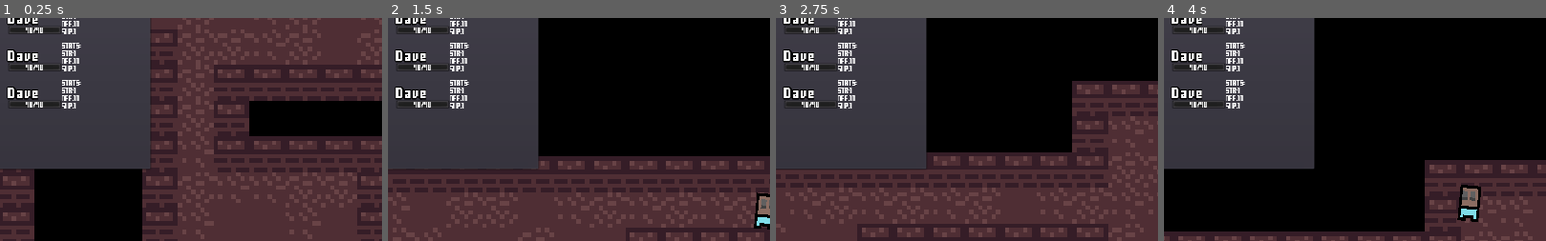
Above: before the commit, frames 1-4 (left to right).
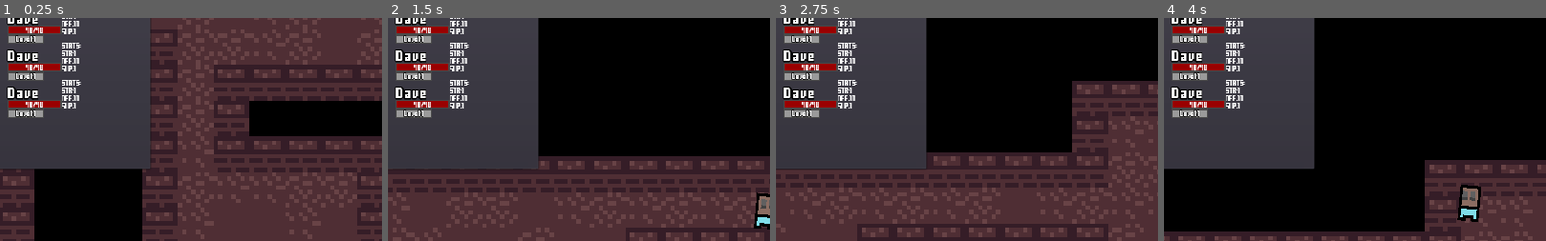
Above: after the commit, the same moments.

Repository: RogerRandomDev/card_combat
Game: Godot game, scene res://Assets/Scenes/World/Overworld/World_Base.tscn
Two runs of this game, one before a commit and one after it. Both use one fixed random seed, a clock stepped at 60 frames per second and the inputs below. The engine's default icon, where the game draws it, is replaced by a stand-in: a white triangle on a blue panel in a dark square.
Inputs (mouse positions are % of the whole screen's width and height, from its top left):
- Up to frame 1 (0.25 s): no input
- Up to frame 2 (1.5 s): tap Enter at 0.5 s; move the mouse to (72, 45) at 0.52 s; press the mouse at (72, 45) at 0.53 s; hold D (right) 0.53-1.28 s; move the mouse to (30, 55) at 1.27 s; release the mouse at (30, 55) at 1.28 s; hold S (down) from 1.28 s (still down); click (30, 55) at 1.35 s
- Up to frame 3 (2.75 s): move the mouse to (60, 28) at 2.02 s; release S (down) at 2.03 s; press the mouse at (60, 28) at 2.03 s; hold D (right) from 2.03 s (still down); right-click (60, 28) at 2.1 s
- Up to frame 4 (4 s): move the mouse to (45, 70) at 2.77 s; release D (right) at 2.78 s; release the mouse at (45, 70) at 2.78 s; hold W (up) 2.78-3.53 s; click (45, 70) at 2.85 s; move the mouse to (80, 65) at 3.52 s; press the mouse at (80, 65) at 3.53 s; hold A (left) from 3.53 s (still down)
The pictures show only the part of the screen within x 5-55%, y 9-59%; the shares and areas given below are measured in that part.

The runs differ from the first frame. In frame 1, 2.3% of the frame differs, in the area x 2-17%, y 3-45%; in frame 2, 2.3%; in frame 3, 2.3%; in frame 4, 2.3%.

Commit message:
added levels and exp bar, made more visually fitting

Diff:
--- a/turn-card-combat/Assets/Global/Card.gd
+++ b/turn-card-combat/Assets/Global/Card.gd
@@ -62,7 +62,7 @@
 	if !foiled:output = default_output(modifiers["Card_Stats"])
 	if modifiers.has("BUFFS"):output *= modifiers["BUFFS"]
 
-	enemy.hurt(output)
+	enemy.hurt(output,ally)
 	if !delayed:ally_used(ally)
 	return true
 # warning-ignore:unused_argument
--- a/turn-card-combat/Assets/Scenes/Combat/ALLY.tscn
+++ b/turn-card-combat/Assets/Scenes/Combat/ALLY.tscn
@@ -18,7 +18,46 @@
 
 [sub_resource type="DynamicFont" id=2]
 size = 8
-extra_spacing_top = 2
+extra_spacing_top = 3
+font_data = ExtResource( 3 )
+
+[sub_resource type="StyleBoxFlat" id=5]
+bg_color = Color( 0.607843, 0, 0, 1 )
+border_width_left = 2
+border_width_top = 2
+border_width_right = 2
+border_width_bottom = 2
+border_color = Color( 0.290196, 0.290196, 0.290196, 0 )
+
+[sub_resource type="StyleBoxFlat" id=6]
+bg_color = Color( 0.607843, 0.607843, 0.607843, 1 )
+border_width_left = 2
+border_width_top = 2
+border_width_right = 2
+border_width_bottom = 2
+border_color = Color( 0.290196, 0.290196, 0.290196, 1 )
+
+[sub_resource type="StyleBoxFlat" id=3]
+bg_color = Color( 0, 1, 1, 1 )
+border_width_left = 2
+border_width_top = 2
+border_width_right = 2
+border_width_bottom = 2
+border_color = Color( 0.290196, 0.290196, 0.290196, 0 )
+
+[sub_resource type="StyleBoxFlat" id=4]
+bg_color = Color( 0.607843, 0.607843, 0.607843, 1 )
+border_width_left = 2
+border_width_top = 2
+border_width_right = 2
+border_width_bottom = 2
+border_color = Color( 0.290196, 0.290196, 0.290196, 1 )
+
+[sub_resource type="DynamicFont" id=7]
+size = 8
+outline_size = 1
+outline_color = Color( 0, 0, 0, 1 )
+extra_spacing_top = 3
 font_data = ExtResource( 3 )
 
 [node name="ALLY" type="Control" groups=["HEALABLE"]]
@@ -49,10 +88,26 @@
 visibility_rect = Rect2( -47.8987, -46.57, 95.637, 93.478 )
 process_material = SubResource( 1 )
 
+[node name="Name" type="Label" parent="Sprite"]
+margin_left = -64.0
+margin_top = 24.0
+margin_bottom = 40.0
+custom_fonts/font = SubResource( 2 )
+text = "Dave"
+align = 2
+valign = 1
+__meta__ = {
+"_edit_use_anchors_": false,
+"_editor_description_": ""
+}
+
 [node name="Health" type="ProgressBar" parent="."]
-margin_top = 66.0
-margin_right = 64.0
-margin_bottom = 82.0
+margin_left = -16.0
+margin_top = 72.0
+margin_right = 80.0
+margin_bottom = 96.0
+custom_styles/fg = SubResource( 5 )
+custom_styles/bg = SubResource( 6 )
 step = 1.0
 value = 100.0
 percent_visible = false
@@ -61,14 +116,39 @@
 }
 
 [node name="HP_VAL" type="Label" parent="Health"]
-margin_top = 1.0
-margin_right = 64.0
-margin_bottom = 14.0
+margin_right = 96.0
+margin_bottom = 24.0
 custom_fonts/font = SubResource( 2 )
 text = "40/40"
 align = 1
-valign = 3
+valign = 1
 __meta__ = {
+"_editor_description_": ""
+}
+
+[node name="Experience" type="ProgressBar" parent="."]
+margin_left = -16.0
+margin_top = 96.0
+margin_right = 64.0
+margin_bottom = 114.0
+custom_styles/fg = SubResource( 3 )
+custom_styles/bg = SubResource( 4 )
+step = 1.0
+value = 100.0
+percent_visible = false
+__meta__ = {
+"_edit_use_anchors_": false
+}
+
+[node name="EXP_VAL" type="Label" parent="Experience"]
+margin_right = 80.0
+margin_bottom = 18.0
+custom_fonts/font = SubResource( 7 )
+text = "LEVEL:1"
+align = 1
+valign = 1
+__meta__ = {
+"_edit_use_anchors_": false,
 "_editor_description_": ""
 }
 
--- a/turn-card-combat/Assets/Scenes/Combat/Enemy.tscn
+++ b/turn-card-combat/Assets/Scenes/Combat/Enemy.tscn
@@ -1,8 +1,24 @@
-[gd_scene load_steps=6 format=2]
+[gd_scene load_steps=8 format=2]
 
 [ext_resource path="res://icon.png" type="Texture" id=1]
 [ext_resource path="res://Assets/Scripts/Enemy.gd" type="Script" id=2]
 [ext_resource path="res://Assets/Fonts/FFFFORWA.TTF" type="DynamicFontData" id=3]
+
+[sub_resource type="StyleBoxFlat" id=5]
+bg_color = Color( 0.607843, 0, 0, 1 )
+border_width_left = 2
+border_width_top = 2
+border_width_right = 2
+border_width_bottom = 2
+border_color = Color( 0.290196, 0.290196, 0.290196, 0 )
+
+[sub_resource type="StyleBoxFlat" id=6]
+bg_color = Color( 0.607843, 0.607843, 0.607843, 1 )
+border_width_left = 2
+border_width_top = 2
+border_width_right = 2
+border_width_bottom = 2
+border_color = Color( 0.290196, 0.290196, 0.290196, 1 )
 
 [sub_resource type="DynamicFont" id=2]
 size = 8
@@ -39,22 +55,26 @@
 z_index = 4
 
 [node name="Health" type="ProgressBar" parent="Sprite/Node2D"]
-margin_top = 66.0
-margin_right = 64.0
-margin_bottom = 80.0
-step = 0.1
+margin_left = -16.0
+margin_top = 72.0
+margin_right = 80.0
+margin_bottom = 96.0
+custom_styles/fg = SubResource( 5 )
+custom_styles/bg = SubResource( 6 )
+step = 1.0
 value = 100.0
 percent_visible = false
 __meta__ = {
-"_edit_use_anchors_": false
+"_edit_use_anchors_": false,
+"_editor_description_": ""
 }
 
 [node name="HP_VAL" type="Label" parent="Sprite/Node2D/Health"]
-margin_right = 64.0
-margin_bottom = 14.0
+margin_right = 96.0
+margin_bottom = 24.0
 custom_fonts/font = SubResource( 2 )
 align = 1
-valign = 3
+valign = 1
 
 [node name="Name" type="Label" parent="Sprite/Node2D"]
 margin_left = 64.0
--- a/turn-card-combat/Assets/Scenes/Combat/combat_scene.tscn
+++ b/turn-card-combat/Assets/Scenes/Combat/combat_scene.tscn
@@ -89,7 +89,7 @@
 margin_top = 64.0
 margin_right = 256.0
 margin_bottom = 536.0
-custom_constants/separation = 84
+custom_constants/separation = 128
 alignment = 1
 __meta__ = {
 "_edit_use_anchors_": false
@@ -100,7 +100,7 @@
 margin_top = 64.0
 margin_right = 960.0
 margin_bottom = 536.0
-custom_constants/separation = 96
+custom_constants/separation = 128
 alignment = 1
 __meta__ = {
 "_edit_use_anchors_": false
--- a/turn-card-combat/Assets/Scenes/Combat/test.gd
+++ b/turn-card-combat/Assets/Scenes/Combat/test.gd
@@ -149,7 +149,14 @@
 func _input(_event):
 	if $attack_timer.time_left != 0.0:return
 	if Input.is_action_just_pressed("Lm") && selected_card != null:
-		var succeeded = Card.add_action(selected_card.card_action,selected_card.card_delay,active_ally,selected_enemy,hovering_ally,active_card_type,selected_card.foiled,active_ally.get_modifiers(),selected_card)
+		var modifiers = {"BUFFS":[],"STATS":[]}
+		if active_ally == null:
+			return_cards_to_hand()
+			hide_cards(null)
+			return
+		else:
+			modifiers = active_ally.get_modifiers()
+		var succeeded = Card.add_action(selected_card.card_action,selected_card.card_delay,active_ally,selected_enemy,hovering_ally,active_card_type,selected_card.foiled,modifiers,selected_card)
 		if succeeded&&active_ally!=null:
 			active_ally.used = true
 			ally_used()
--- a/turn-card-combat/Assets/Scenes/World/player_menu_ally.tscn
+++ b/turn-card-combat/Assets/Scenes/World/player_menu_ally.tscn
@@ -1,11 +1,42 @@
-[gd_scene load_steps=7 format=2]
+[gd_scene load_steps=11 format=2]
 
 [ext_resource path="res://icon.png" type="Texture" id=1]
 [ext_resource path="res://Assets/Scripts/player_menu_ally.gd" type="Script" id=2]
 [ext_resource path="res://Assets/Fonts/FFFFORWA.TTF" type="DynamicFontData" id=3]
 
+[sub_resource type="StyleBoxFlat" id=4]
+bg_color = Color( 0.607843, 0, 0, 1 )
+border_width_left = 2
+border_width_top = 2
+border_width_right = 2
+border_width_bottom = 2
+border_color = Color( 0.8, 0.8, 0.8, 0 )
+
+[sub_resource type="StyleBoxFlat" id=5]
+bg_color = Color( 0.607843, 0.607843, 0.607843, 1 )
+border_width_left = 2
+border_width_top = 2
+border_width_right = 2
+border_width_bottom = 2
+border_color = Color( 0.290196, 0.290196, 0.290196, 1 )
+
 [sub_resource type="DynamicFont" id=2]
 size = 8
+extra_spacing_top = 2
+font_data = ExtResource( 3 )
+
+[sub_resource type="StyleBoxFlat" id=6]
+bg_color = Color( 0, 1, 1, 1 )
+border_width_left = 2
+border_width_top = 2
+border_width_right = 2
+border_width_bottom = 2
+border_color = Color( 0.8, 0.8, 0.8, 0 )
+
+[sub_resource type="DynamicFont" id=7]
+size = 8
+outline_size = 1
+outline_color = Color( 0, 0, 0, 1 )
 extra_spacing_top = 2
 font_data = ExtResource( 3 )
 
@@ -43,6 +74,9 @@
 margin_top = 42.6667
 margin_right = 168.0
 margin_bottom = 58.6667
+custom_styles/fg = SubResource( 4 )
+custom_styles/bg = SubResource( 5 )
+value = 1.62
 percent_visible = false
 __meta__ = {
 "_edit_use_anchors_": false
@@ -53,6 +87,31 @@
 margin_right = 96.0
 margin_bottom = 16.0
 custom_fonts/font = SubResource( 2 )
+align = 1
+valign = 3
+__meta__ = {
+"_editor_description_": ""
+}
+
+[node name="EXP" type="ProgressBar" parent="Base"]
+margin_left = 72.0
+margin_top = 58.6667
+margin_right = 136.0
+margin_bottom = 74.6667
+custom_styles/fg = SubResource( 6 )
+custom_styles/bg = SubResource( 5 )
+value = 4.14
+percent_visible = false
+__meta__ = {
+"_edit_use_anchors_": false
+}
+
+[node name="EXP_VAL" type="Label" parent="Base/EXP"]
+margin_top = 2.0
+margin_right = 64.0
+margin_bottom = 18.0
+custom_fonts/font = SubResource( 7 )
+text = "Level:1"
 align = 1
 valign = 3
 __meta__ = {
--- a/turn-card-combat/Assets/Scripts/ALLY.gd
+++ b/turn-card-combat/Assets/Scripts/ALLY.gd
@@ -202,13 +202,41 @@
 		sprite_tex = stats["Icon"]
 		$Health.max_value = max_health
 	$Health.set_deferred('value',health)
+	$Sprite/Name.text = Name
 	update_health_bar()
 	$Sprite.texture = load(sprite_tex)
+	if experience < pow(level+2,3):
+		experience = pow(level+2,3)
+	update_experience()
 func get_cards():
 	return [owned_cards.keys(),owned_cards.values()]
 func get_stats():
 	return [strength,support,defence,health,max_health,Name,sprite_tex,experience,level,[buffed_stats]]
 func update_health_bar():
 	$Health/HP_VAL.text = str(health)+"/"+str(max_health)
+func update_experience():
+	$Experience.max_value = pow(level+3,3)
+	$Experience.min_value = pow(level+2,3)
+	$Experience.value = experience
+	$Experience/EXP_VAL.text = "Level:"+str(level)
 func get_modifiers():
 	return {"BUFFS":buffed_stats,"STATS":[strength,defence,support]}
+func add_exp(val):
+	var timer = Timer.new()
+	timer.wait_time = 1/val
+	timer.one_shot = true
+	add_child(timer)
+	for i in val:
+		timer.start()
+		yield(timer,"timeout")
+		experience+=1
+		$Experience.value = experience
+		$Experience/EXP_VAL.text = "Level:"+str(level)
+		if experience >= $Experience.max_value:
+			timer.wait_time = 1.0
+			timer.start()
+			yield(timer,"timeout")
+			timer.wait_time = 1/val
+			level+=1
+			update_experience()
+	timer.queue_free()
--- a/turn-card-combat/Assets/Scripts/Enemy.gd
+++ b/turn-card-combat/Assets/Scripts/Enemy.gd
@@ -6,6 +6,7 @@
 const floaty_text = preload("res://Assets/Scenes/Combat/floaty_text.tscn")
 
 var stats = [1,1,1,40]
+var level = 5
 
 func get_hp():
 	return $Sprite/Node2D/Health.value
@@ -32,24 +33,26 @@
 	show_on_top = false
 	if get_parent().get_parent().get_parent().selected_enemy == self:
 		get_parent().get_parent().get_parent().selected_enemy = null
-func add_health(val):
-	update_health(val+$Sprite/Node2D/Health.value)
+func add_health(val,ally=null):
+	update_health(val+$Sprite/Node2D/Health.value,ally)
 
-func update_health(val):
+func update_health(val,ally=null):
 	$Sprite/Node2D/Health.value = max(min(val,$Sprite/Node2D/Health.max_value),0)
 	if $Sprite/Node2D/Health.value == 0:
 		if get_parent().get_parent().get_parent().selected_enemy == self:
 			get_parent().get_parent().get_parent().selected_enemy = null
 		get_parent().get_parent().get_parent().enemy_count -= 1
+		if ally != null:
+			ally.add_exp(round(pow(level,2)))
 		self.queue_free()
 		get_parent().get_parent().get_parent().call_deferred('check_enemies')
 	update_hp_bar()
-func hurt(damage):
+func hurt(damage,ally = null):
 	if in_attack:return false
 	$Tween.interpolate_property($Sprite,"rect_position",$Sprite.rect_position,Vector2(-16,0),0.25,Tween.TRANS_LINEAR)
 	$Tween.interpolate_property($Sprite,"modulate",$Sprite.modulate,Color(1.0,0.25,0.25,1.0),0.25,Tween.TRANS_CUBIC)
 # warning-ignore:return_value_discarded
-	$Tween.connect("tween_all_completed",self,"finished_modulate",[damage])
+	$Tween.connect("tween_all_completed",self,"finished_modulate",[damage,false,ally])
 	$Tween.start()
 	in_attack = true
 
@@ -58,12 +61,12 @@
 	get_parent().get_parent().add_child(floaty)
 	floaty.get_child(0).start(1.75,str(damage))
 	return true
-func finished_modulate(damage,_healing = false):
+func finished_modulate(damage,_healing = false,ally=null):
 	$Tween.interpolate_property($Sprite,"rect_position",$Sprite.rect_position,Vector2(0,0),0.25,Tween.TRANS_LINEAR)
 	$Tween.interpolate_property($Sprite,"modulate",$Sprite.modulate,Color(0.75,0.75,0.75,1.0),0.25,Tween.TRANS_CUBIC)
 	$Tween.disconnect("tween_all_completed",self,"finished_modulate")
 	$Tween.start()
-	add_health(damage)
+	add_health(damage,ally)
 	in_attack = false
 	get_parent().get_parent().get_parent().in_attack = false
 
--- a/turn-card-combat/Assets/Scripts/player_menu_ally.gd
+++ b/turn-card-combat/Assets/Scripts/player_menu_ally.gd
@@ -17,3 +17,7 @@
 	$Base/Name.text = data_in[5]
 	$Base/Sprite.texture = load(data_in[6])
 	$Base/Health/HP_VAL.text = str(data_in[3])+"/"+str(data_in[4])
+	$Base/EXP.max_value = pow(data_in[8]+3,3)
+	$Base/EXP.min_value = pow(data_in[8]+2,3)
+	$Base/EXP.value = data_in[7]
+	$Base/EXP/EXP_VAL.text = "Level:"+str(data_in[8])
Not shown: 1 places in turn-card-combat/Assets/Scenes/Combat/ALLY.tscn that only renumber resources
